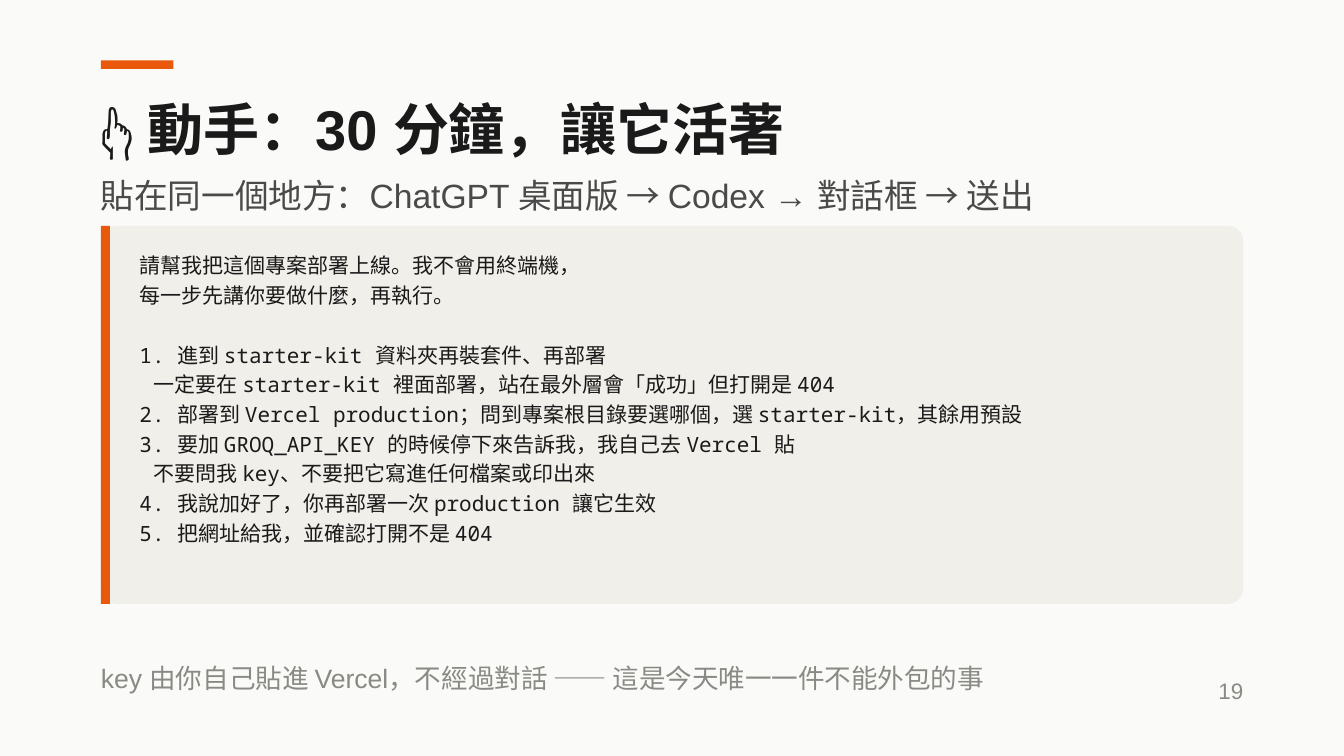
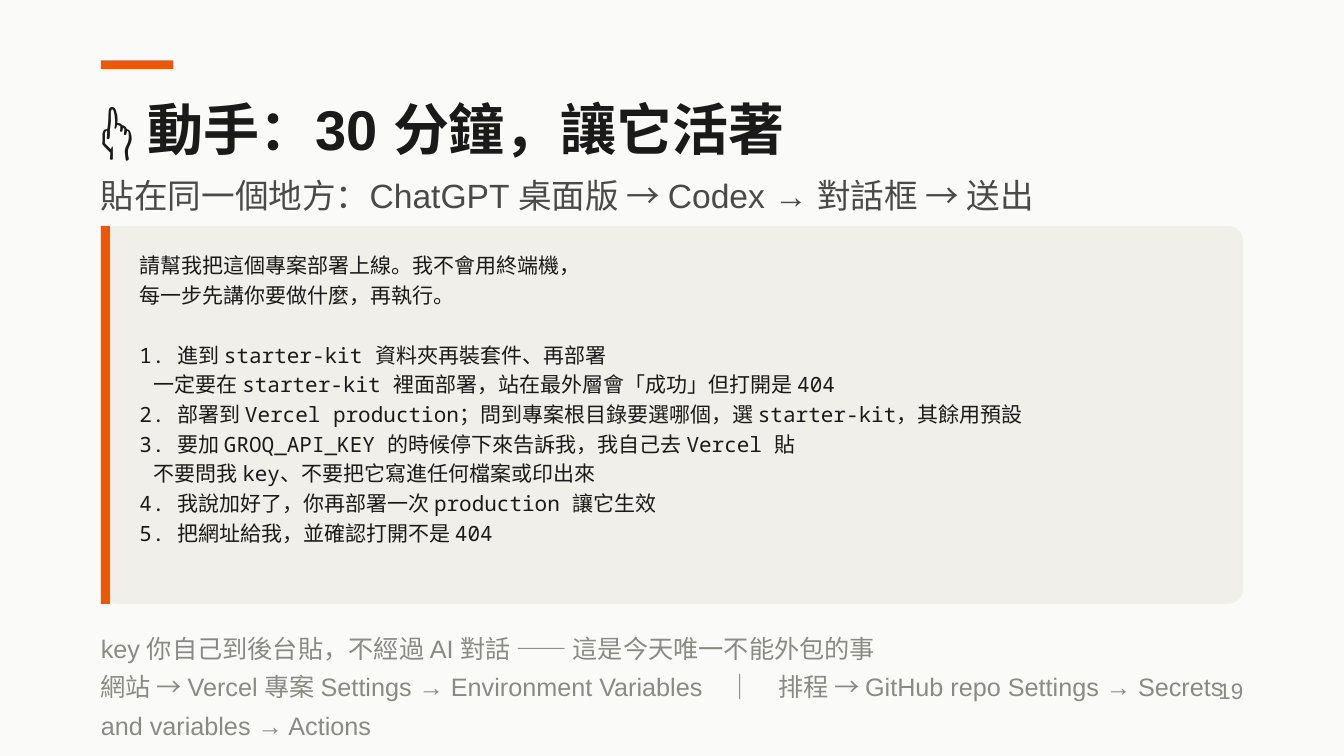
Before and after one commit to aaron20010920/unext-ai-dev-workshop, a slide deck: slide 19 of slides/2026-08-13-AI開發實戰.pptx. Drawn at 1344x756 pixels with LibreOffice and Linux fonts; fonts in the diff are those of the drawing. Boxes give left, top, right and bottom in pixels: in the first picture for what was removed or moved away, otherwise in the second. Text is boxed around its words. In the diff, an @@ line names an element or a change of style, - is before the commit and + after.

```diff
--- a/slides/2026-08-13-AI開發實戰.pptx
+++ b/slides/2026-08-13-AI開發實戰.pptx
@@ text at [101,637,1223,701]: text changed; size 19 to 18 pt @@
-key 由你自己貼進 Vercel，不經過對話 —— 這是今天唯一一件不能外包的事
+key 你自己到後台貼，不經過 AI 對話 —— 這是今天唯一不能外包的事
+網站 → Vercel 專案 Settings → Environment Variables ｜ 排程 → GitHub repo Settings → Secrets and variables → Actions
```
Also in this commit, not shown: 3 other files.
